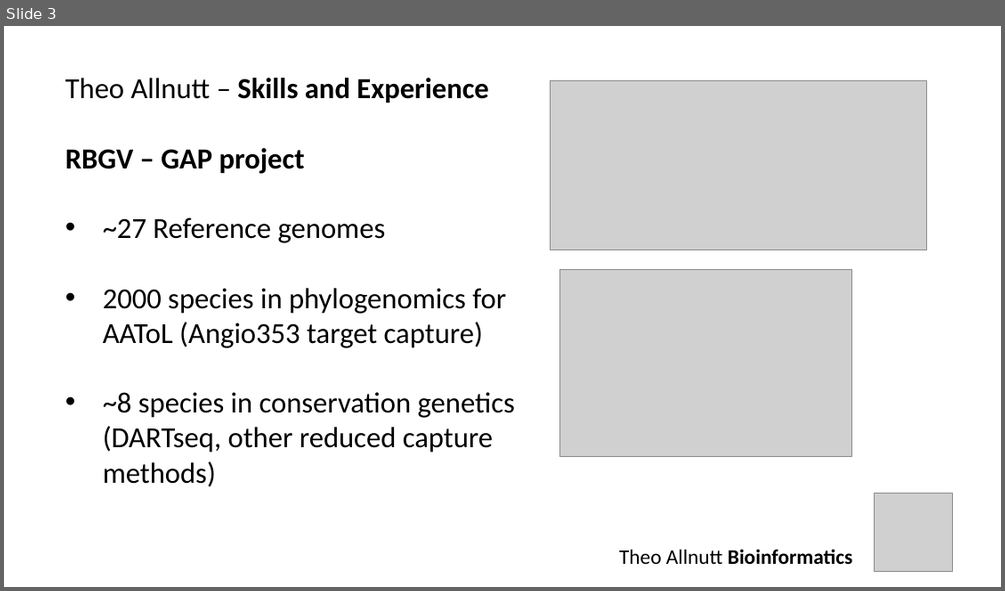
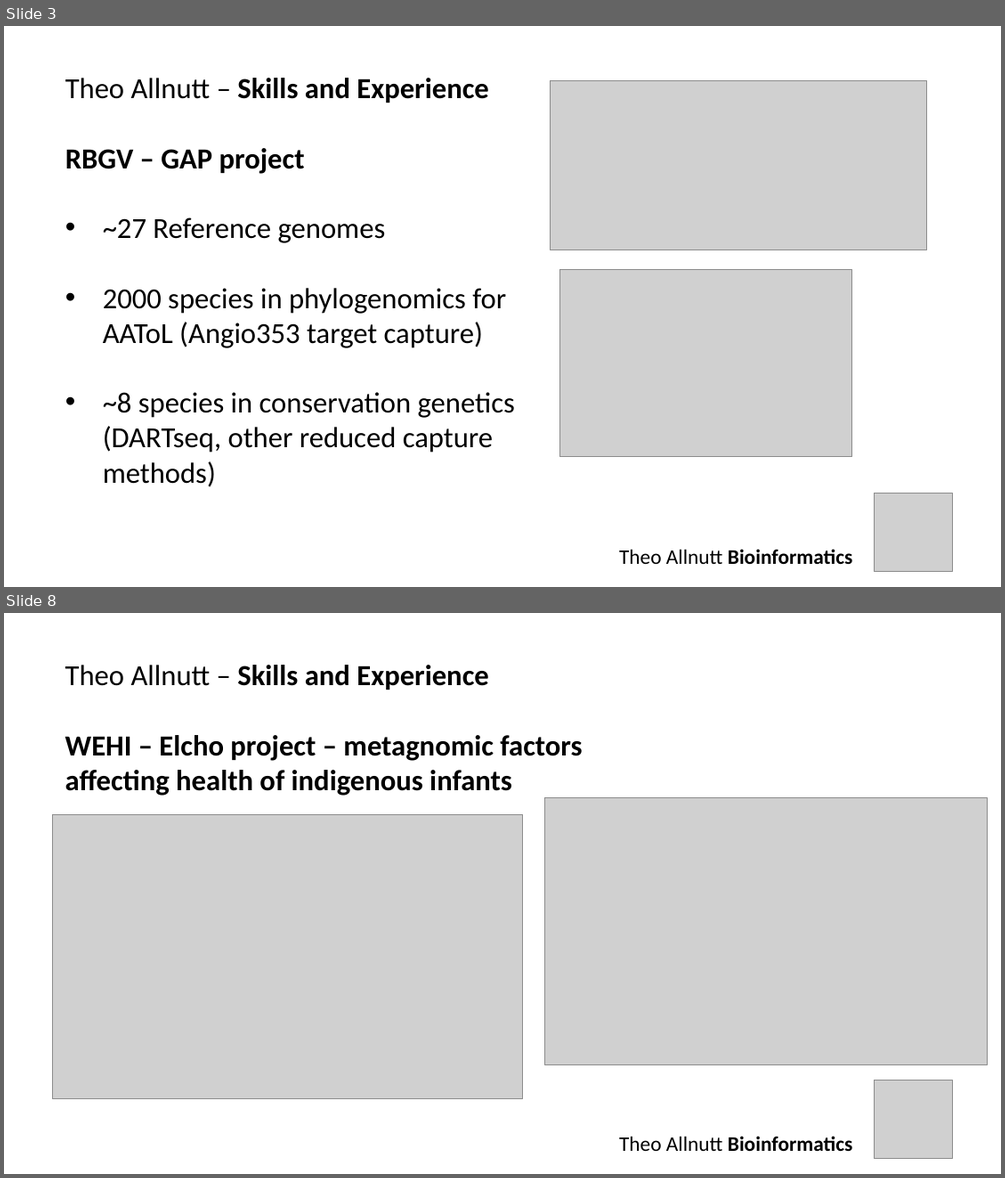
Before and after one commit to theo-allnutt-bioinformatics/slides, a slide deck: CSIRO2023.pptx. Shown one above the other, each under a label of ours: slide 3 before the commit, slides 3 and 8 after it; the slides between them are not shown. The pictures are 1005x591 and 1005x1178 pixels, drawn with LibreOffice and Linux fonts; fonts in the diff are those of the drawing; grey boxes stand for pictures. Boxes give left, top, right and bottom in pixels: in the first picture for what was removed or moved away, otherwise in the second. Text is boxed around its words. In the diff, an @@ line names an element or a change of style, - is before the commit and + after.

```diff
--- a/CSIRO2023.pptx
+++ b/CSIRO2023.pptx
@@ slide 8 added at bbox=[4, 613, 1001, 1174], background #FFFFFF @@
@@ text added at bbox=[65, 665, 582, 795], 28 pt, text #000000, bold @@
+Theo Allnutt – Skills and Experience
+WEHI – Elcho project – metagnomic factors affecting health of indigenous infants
@@ picture added at bbox=[544, 798, 987, 1065] @@
@@ picture added at bbox=[53, 814, 523, 1098] @@
@@ picture added at bbox=[874, 1079, 952, 1159] @@
@@ text added at bbox=[619, 1135, 853, 1151], 20 pt, text #000000, bold @@
+Theo Allnutt Bioinformatics
```
Also in this commit, not shown: 5 slides changed, 2 other slides added.
